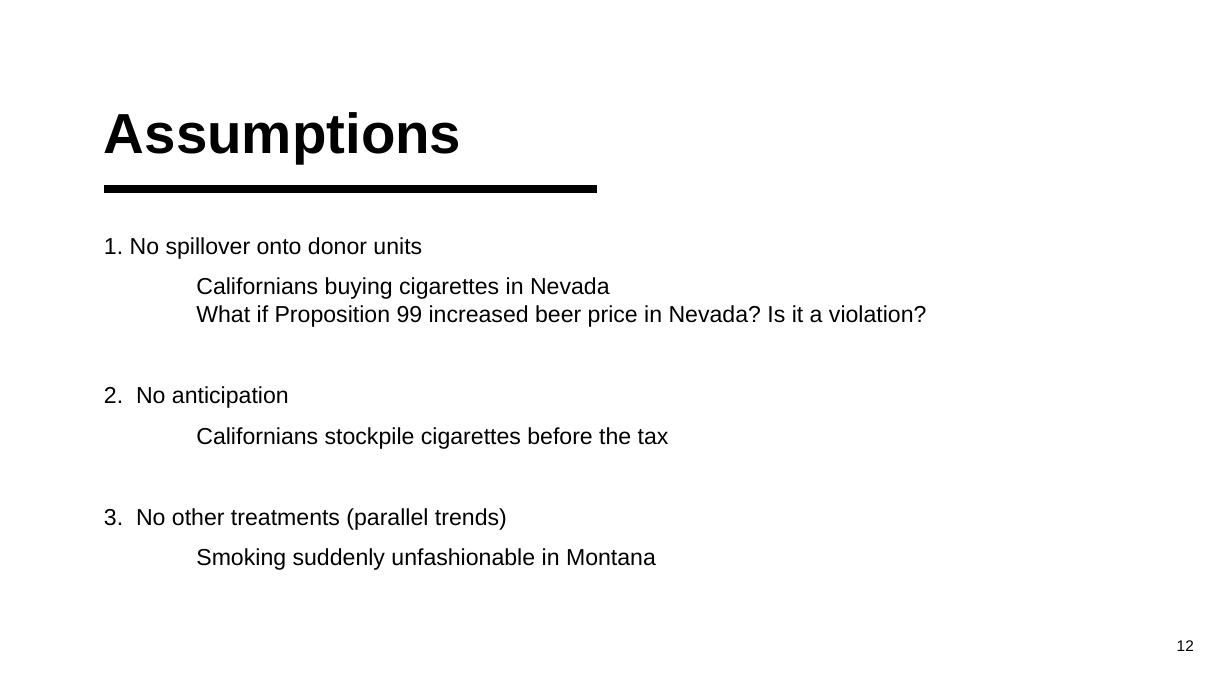
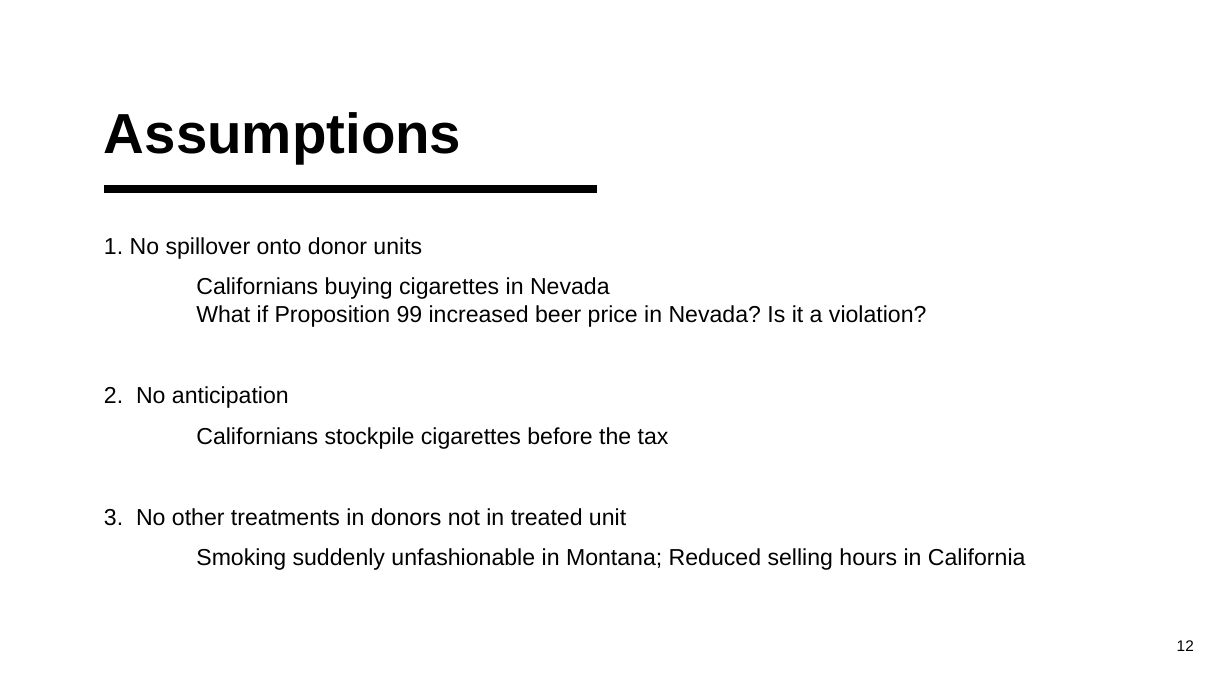
Before and after one commit to francescogranella/francescogranella.github.io, a slide deck: slide 12 of SCM.pptx. Drawn at 1232x693 pixels with LibreOffice and Linux fonts; fonts in the diff are those of the drawing. Boxes give left, top, right and bottom in pixels: in the first picture for what was removed or moved away, otherwise in the second. Text is boxed around its words. In the diff, an @@ line names an element or a change of style, - is before the commit and + after.

```diff
--- a/SCM.pptx
+++ b/SCM.pptx
@@ text at (104,508,1026,570): text changed @@
-3. No other treatments (parallel trends)
-Smoking suddenly unfashionable in Montana
+3. No other treatments in donors not in treated unit
+Smoking suddenly unfashionable in Montana; Reduced selling hours in California
```
Also in this commit, not shown: 5 other slides changed, 1 slide added, 2 slides removed.
